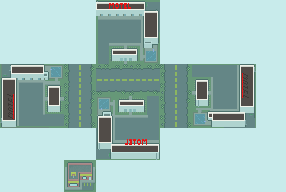
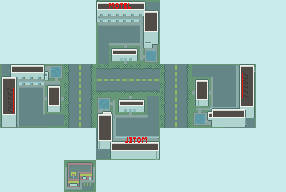
Two versions of the same layered image (286x192). Layer-by-layer changes:
painted on "sky #1" over bbox(2, 2, 245, 152)
showed group "F2" (3 layers) over bbox(1, 0, 254, 153)
painted on "second floor" over bbox(2, 31, 254, 153)
showed "background" over bbox(16, 15, 254, 118)
